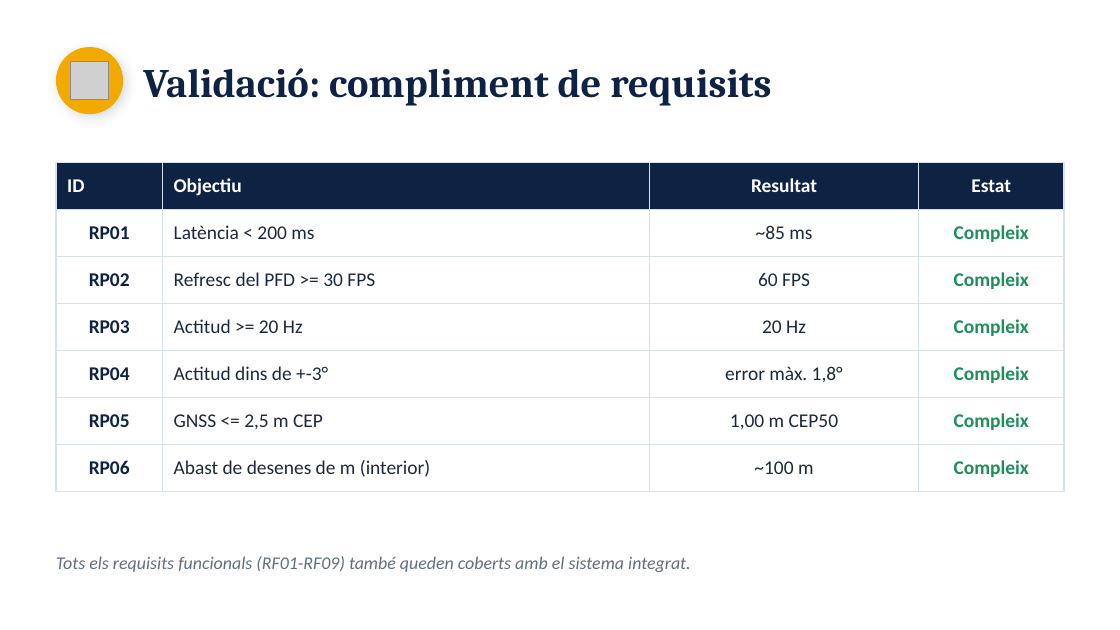
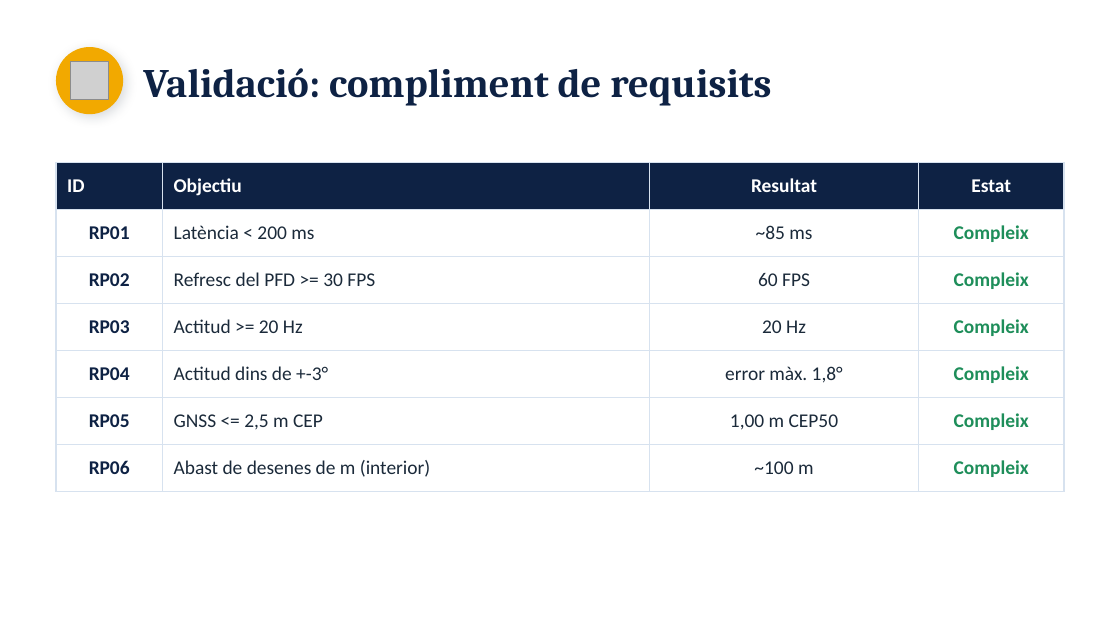
Before and after one commit to arnaumora/TFG-Plataforma-Instrumentacion-Avionica, a slide deck: slide 15 of Presentacio/Catalan/Defensa_TFG_Arnau.pptx. Drawn at 1120x630 pixels with LibreOffice and Linux fonts; fonts in the diff are those of the drawing; grey boxes stand for pictures. Boxes give left, top, right and bottom in pixels: in the first picture for what was removed or moved away, otherwise in the second. Text is boxed around its words. In the diff, an @@ line names an element or a change of style, - is before the commit and + after.

```diff
--- a/Presentacio/Catalan/Defensa_TFG_Arnau.pptx
+++ b/Presentacio/Catalan/Defensa_TFG_Arnau.pptx
@@ text removed at <box>56,556,691,572</box> @@
-Tots els requisits funcionals (RF01-RF09) també queden coberts amb el sistema integrat.
```
Also in this commit, not shown: 5 other slides changed, 1 other file.
